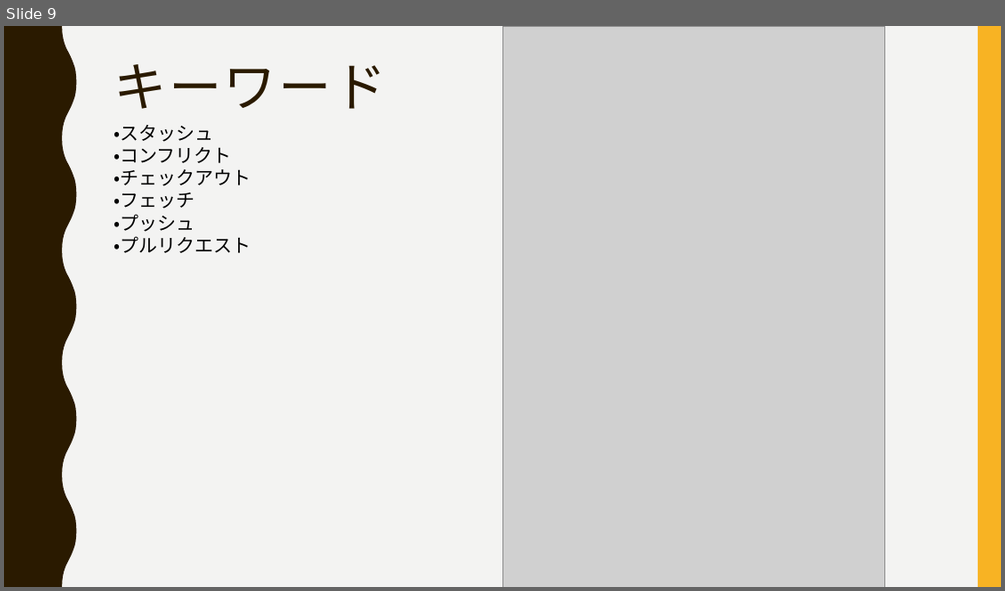
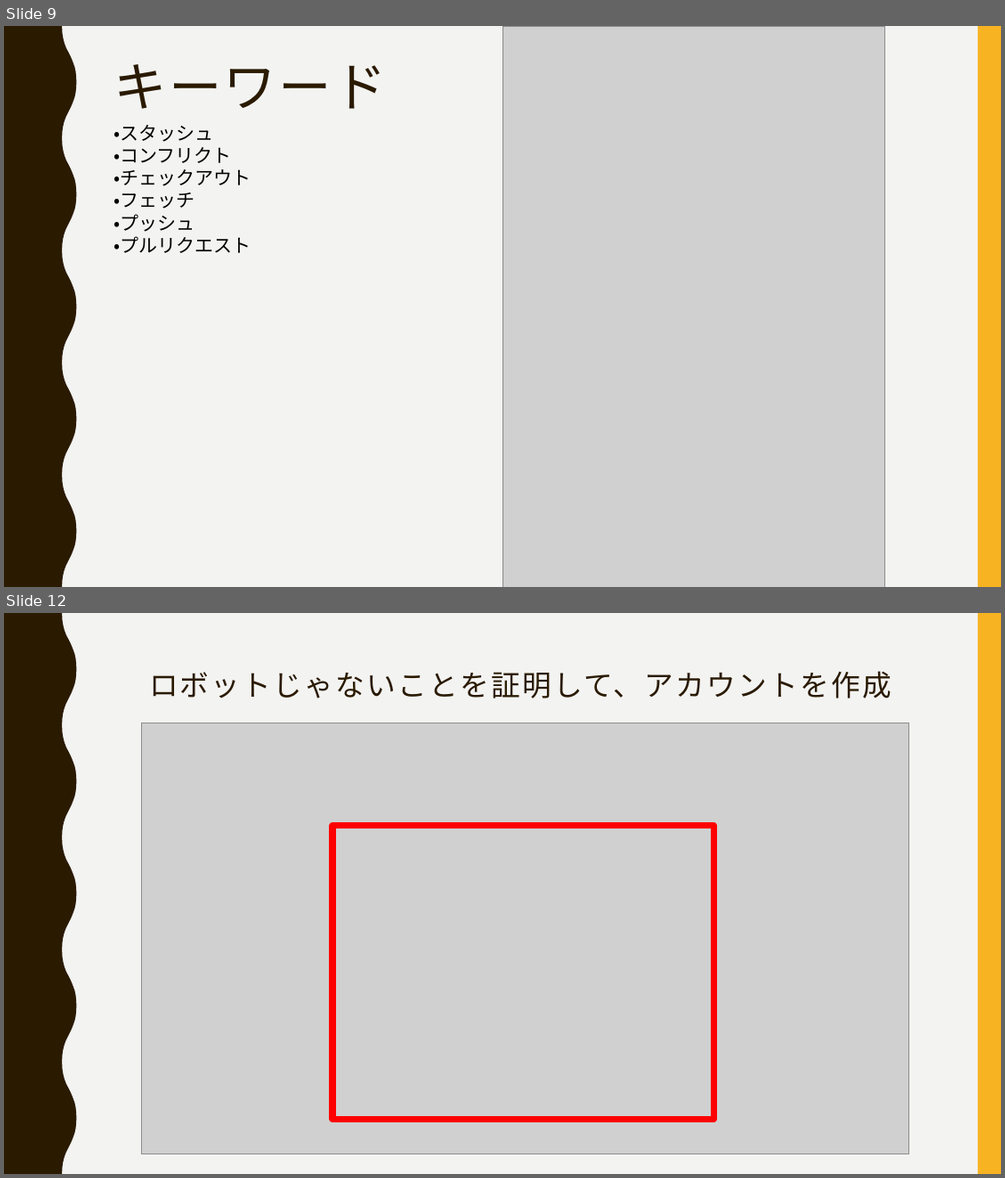
Before and after one commit to FIY24554/git_test, a slide deck: gitについて_加藤.pptx. Shown one above the other, each under a label of ours: slide 9 before the commit, slides 9 and 12 after it; the slides between them are not shown. The pictures are 1005x591 and 1005x1178 pixels, drawn with LibreOffice and Linux fonts; fonts in the diff are those of the drawing; grey boxes stand for pictures. Boxes give left, top, right and bottom in pixels: in the first picture for what was removed or moved away, otherwise in the second. Text is boxed around its words. In the diff, an @@ line names an element or a change of style, - is before the commit and + after.

Commit message:
gitの説明、環境構築まで作成_加藤

```diff
--- a/gitについて_加藤.pptx
+++ b/gitについて_加藤.pptx
@@ slide 12 added at (4,613,1001,1174), background #F3F3F2; not listed: 2 template elements that a slide beside it also shows @@
@@ text added at (149,671,891,698), 28 pt, text #2A1A00 @@
+ロボットじゃないことを証明して、アカウントを作成
@@ picture added at (142,723,909,1154) @@
@@ rectangle added at (332,826,713,1119), outline #FF0000 6 pt @@
```
Also in this commit, not shown: 6 other slides added, 1 slide removed.
